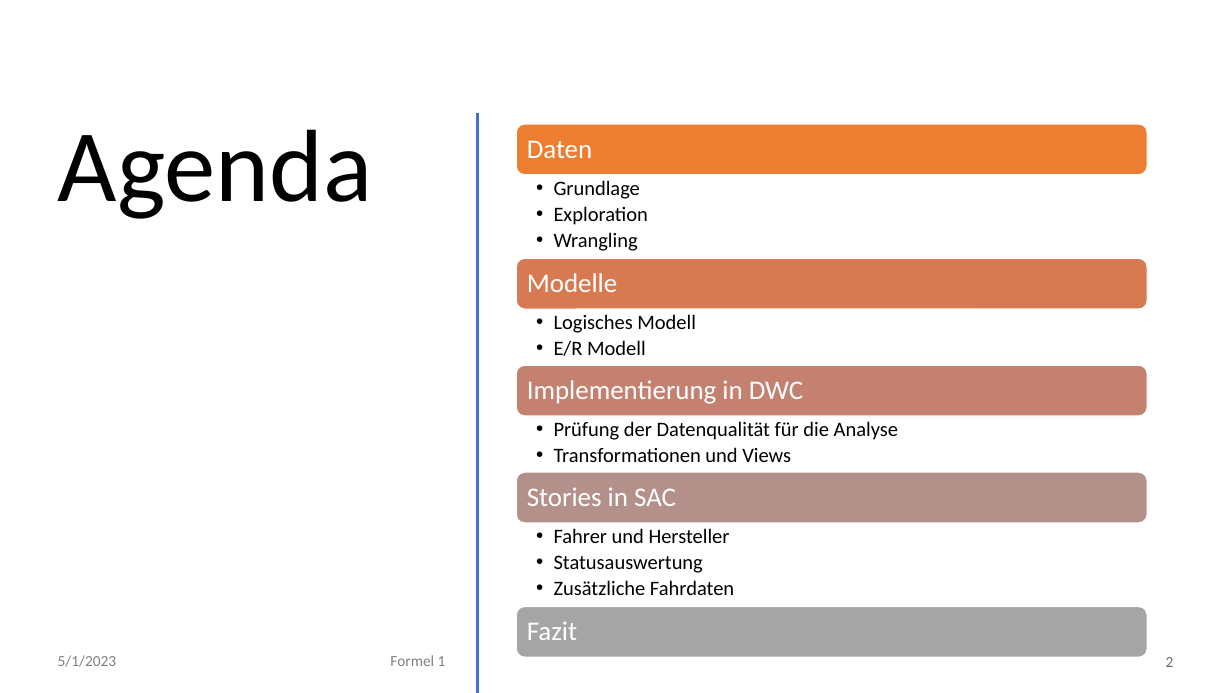
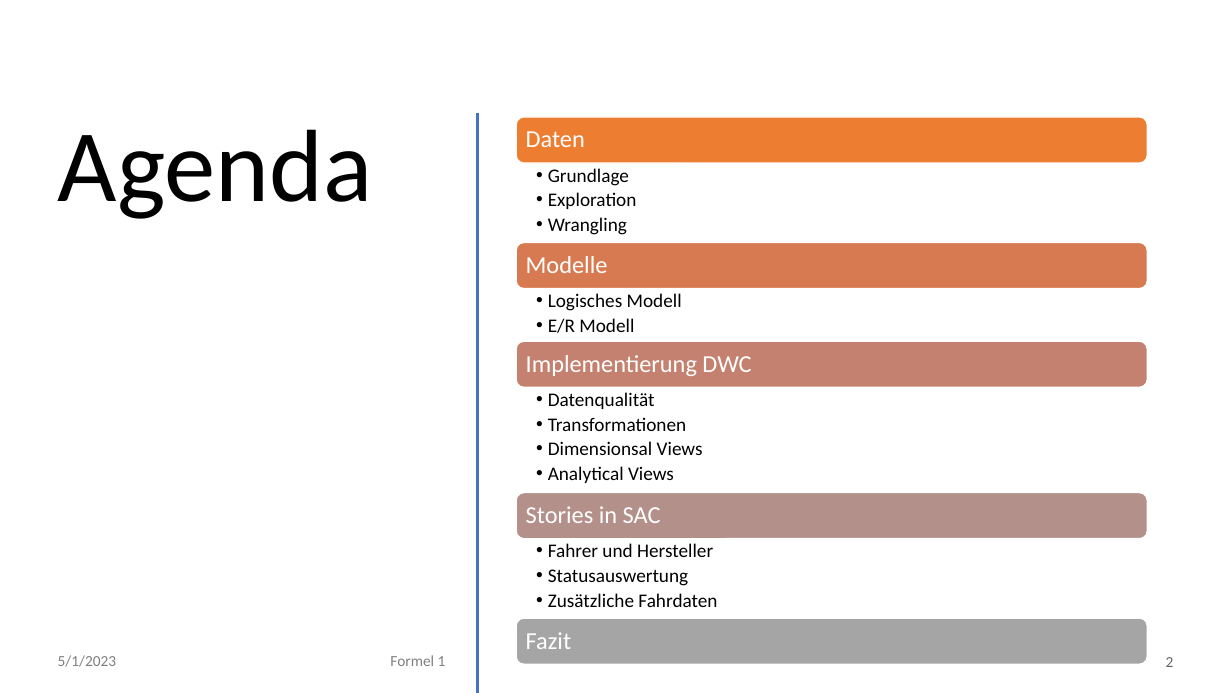
Before and after one commit to NicoHenzel/DataWarehouseWorkshop, a slide deck: slide 2 of Präsentation.pptx. Drawn at 1232x693 pixels with LibreOffice and Linux fonts; fonts in the diff are those of the drawing. Boxes give left, top, right and bottom in pixels: in the first picture for what was removed or moved away, otherwise in the second. Text is boxed around its words. In the diff, an @@ line names an element or a change of style, - is before the commit and + after.

```diff
--- a/Präsentation.pptx
+++ b/Präsentation.pptx
@@ rounded rectangle resized from (x1=517, y1=124, x2=1148, y2=175) to (x1=517, y1=117, x2=1148, y2=164) @@
@@ text "Daten" moved from (x1=527, y1=140, x2=593, y2=158) to (x1=526, y1=131, x2=585, y2=147) @@
@@ text "Grundlage" moved from (x1=554, y1=180, x2=648, y2=251) to (x1=548, y1=168, x2=637, y2=235) @@
@@ rounded rectangle resized from (x1=517, y1=258, x2=1148, y2=309) to (x1=517, y1=242, x2=1148, y2=288) @@
@@ text "Modelle" moved from (x1=527, y1=273, x2=618, y2=292) to (x1=526, y1=256, x2=608, y2=273) @@
@@ size 16 to 15 pt; indent changed in 3 elements at (x1=548, y1=168, x2=637, y2=235), (x1=548, y1=543, x2=717, y2=607), (x1=548, y1=293, x2=682, y2=333) @@
@@ text "Logisches Modell" moved from (x1=554, y1=314, x2=696, y2=356) to (x1=548, y1=293, x2=682, y2=333) @@
@@ rounded rectangle resized from (x1=517, y1=365, x2=1148, y2=416) to (x1=517, y1=341, x2=1148, y2=387) @@
@@ text at (x1=526, y1=355, x2=751, y2=376): text changed; size 21 to 19 pt @@
-Implementierung in DWC
+Implementierung DWC
@@ text at (x1=548, y1=392, x2=703, y2=483): text changed; size 16 to 15 pt @@
-  • Prüfung der Datenqualität für die Analyse
-  • Transformationen und Views
+  • Datenqualität
+  • Transformationen
+  • Dimensionsal Views
+  • Analytical Views
@@ rounded rectangle resized from (x1=517, y1=472, x2=1148, y2=523) to (x1=517, y1=493, x2=1148, y2=539) @@
@@ size 21 to 19 pt in 4 elements at (x1=526, y1=632, x2=571, y2=649), (x1=526, y1=131, x2=585, y2=147), (x1=526, y1=256, x2=608, y2=273), (x1=526, y1=506, x2=661, y2=523) @@
@@ text "Stories in SAC" moved from (x1=527, y1=487, x2=676, y2=506) to (x1=526, y1=506, x2=661, y2=523) @@
@@ text "Fahrer und Hersteller" moved from (x1=554, y1=528, x2=734, y2=595) to (x1=548, y1=543, x2=717, y2=607) @@
@@ rounded rectangle resized from (x1=517, y1=606, x2=1148, y2=657) to (x1=517, y1=618, x2=1148, y2=665) @@
@@ text "Fazit" moved from (x1=527, y1=621, x2=577, y2=640) to (x1=526, y1=632, x2=571, y2=649) @@
```
Also in this commit, not shown: 7 other slides changed, 1 other file.
